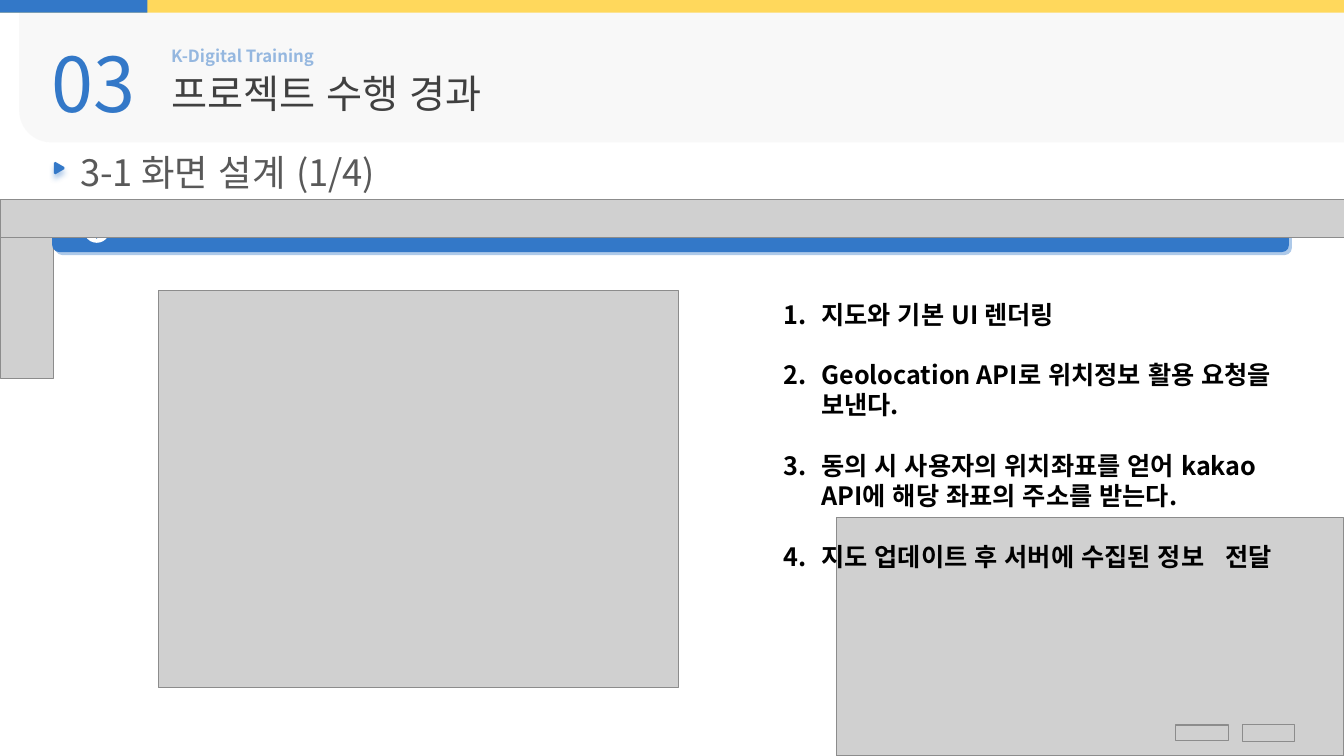
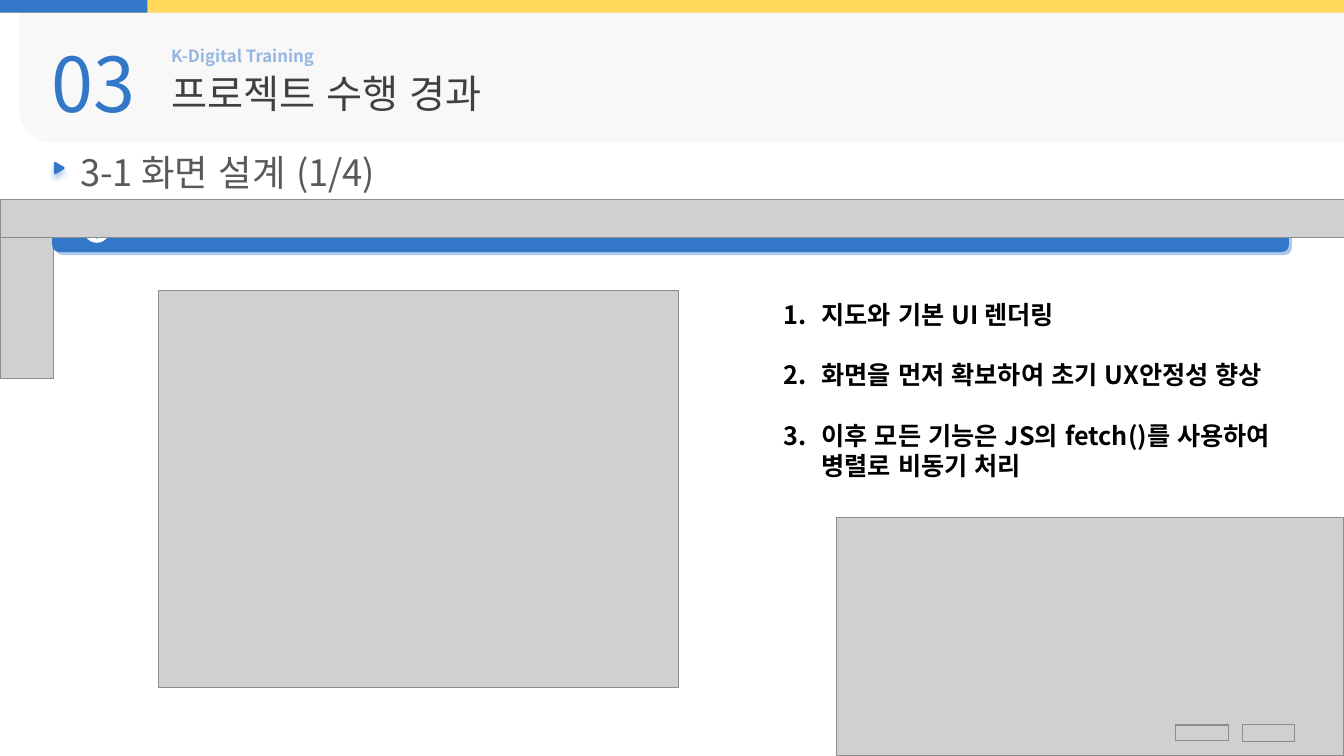
Before and after one commit to Hiddle00/project2_weather, a slide deck: slide 20 of 최종발표/05.D팀_최종발표.pptx. Drawn at 1344x756 pixels with LibreOffice and Linux fonts; fonts in the diff are those of the drawing; grey boxes stand for pictures; background and template pictures are left out. Boxes give left, top, right and bottom in pixels: in the first picture for what was removed or moved away, otherwise in the second. Text is boxed around its words. In the diff, an @@ line names an element or a change of style, - is before the commit and + after.

```diff
--- a/최종발표/05.D팀_최종발표.pptx
+++ b/최종발표/05.D팀_최종발표.pptx
@@ text at box(821, 362, 1270, 478): text changed @@
-2. Geolocation API로 위치정보 활용 요청을 보낸다.
-3. 동의 시 사용자의 위치좌표를 얻어 kakao API에 해당 좌표의 주소를 받는다.
-4. 지도 업데이트 후 서버에 수집된 정보 전달
+2. 화면을 먼저 확보하여 초기 UX안정성 향상
+3. 이후 모든 기능은 JS의 fetch()를 사용하여 병렬로 비동기 처리
```
Also in this commit, not shown: 14 other slides changed, 1 slide added, 4 slides removed, 10 other files.
